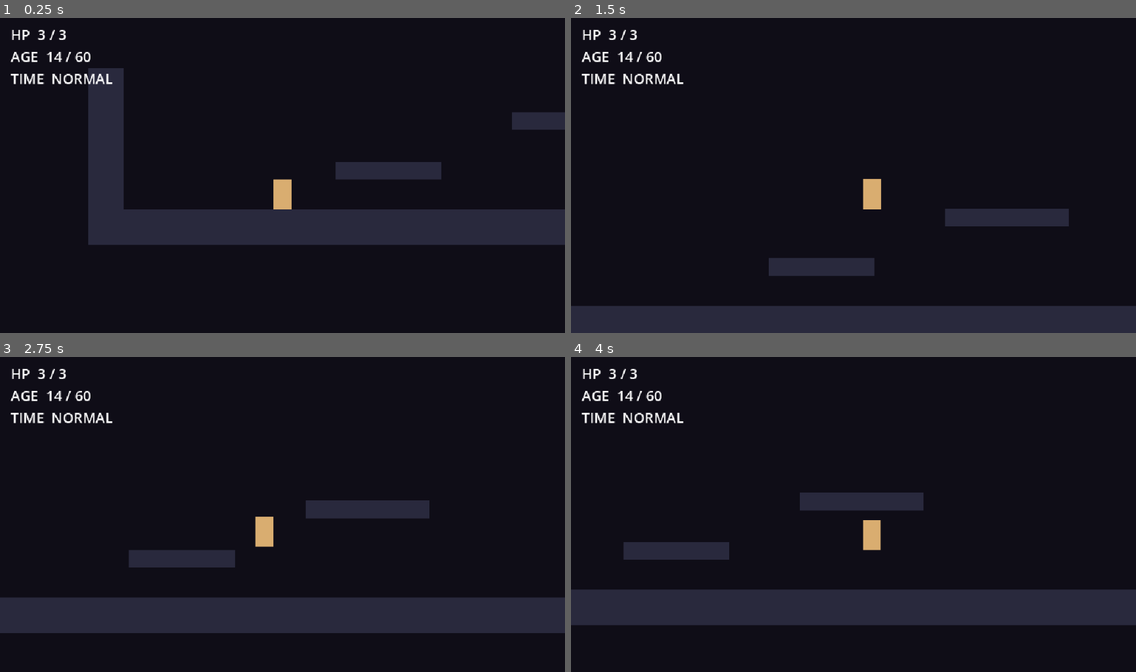
Above: before the commit, frames 1-4 (two rows, left to right).
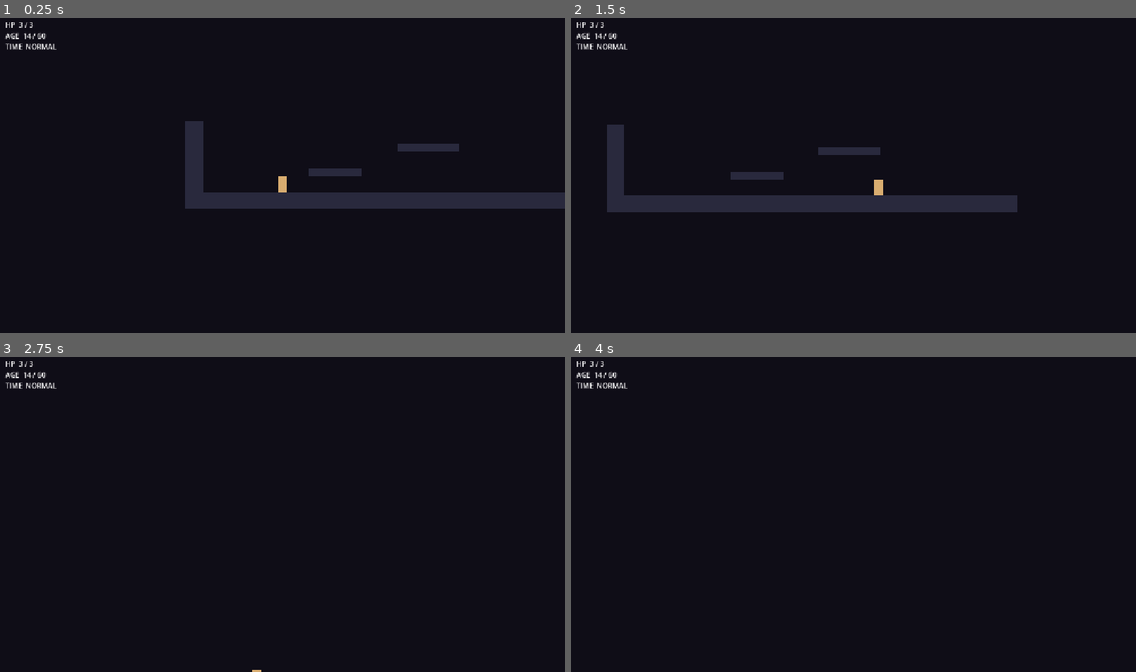
Above: after the commit, the same moments.

Repository: Zeyadzahran/years-to-spare
Game: Godot game, scene res://src/levels/test_level.tscn
Same seed, same stepped clock (60 frames per second), same inputs: the game is played once before the commit and once after it.
Inputs:
- Up to frame 1 (0.25 s): no input
- Up to frame 2 (1.5 s): tap Enter at 0.5 s; hold D (move_right) from 0.53 s (still down); tap Space (jump) at 0.6, 0.77, 1.07 s; tap E (time_rewind) at 1.35 s
- Up to frame 3 (2.75 s): tap Space (jump) at 1.52, 1.55, 1.82, 2.3 s; release D (move_right) at 2.03 s; hold A (move_left) from 2.03 s (still down); tap Shift (time_slow) at 2.1 s
- Up to frame 4 (4 s): release A (move_left) at 2.78 s; hold D (move_right) from 2.78 s (still down); tap Q (time_stop) at 2.85 s; tap Space (jump) at 3.02, 3.05, 3.32, 3.6, 3.77 s

The runs differ from the first frame. In frame 1, 19% of the frame differs, in the area x 1-100%, y 1-72%; in frame 2, 17%; in frame 3, 15%; in frame 4, 15%.

Commit message:
720p and movement retune

Diff:
--- a/project.godot
+++ b/project.godot
@@ -23,12 +23,11 @@
 
 [display]
 
-window/size/viewport_width=640
-window/size/viewport_height=360
-window/size/window_width_override=1280
-window/size/window_height_override=720
+window/size/viewport_width=1280
+window/size/viewport_height=720
 window/stretch/mode="canvas_items"
 window/stretch/aspect="expand"
+
 
 [input]
 
@@ -90,6 +89,13 @@
 , Object(InputEventJoypadButton,"resource_local_to_scene":false,"resource_name":"","device":-1,"button_index":6,"pressure":0.0,"pressed":false,"script":null)
 ]
 }
+crouch={
+"deadzone": 0.5,
+"events": Array[InputEvent]([Object(InputEventKey,"resource_local_to_scene":false,"resource_name":"","device":16,"window_id":0,"alt_pressed":false,"shift_pressed":false,"ctrl_pressed":false,"meta_pressed":false,"pressed":false,"keycode":0,"physical_keycode":83,"key_label":0,"unicode":0,"location":0,"echo":false,"script":null)
+, Object(InputEventKey,"resource_local_to_scene":false,"resource_name":"","device":16,"window_id":0,"alt_pressed":false,"shift_pressed":false,"ctrl_pressed":false,"meta_pressed":false,"pressed":false,"keycode":0,"physical_keycode":4194322,"key_label":0,"unicode":0,"location":0,"echo":false,"script":null)
+, Object(InputEventJoypadButton,"resource_local_to_scene":false,"resource_name":"","device":0,"button_index":12,"pressure":0.0,"pressed":false,"script":null)
+])
+}
 
 [layer_names]
 
@@ -104,11 +110,9 @@
 
 [physics]
 
-2d/default_gravity=1400.0
 3d/physics_engine="Jolt Physics"
+2d/default_gravity=4100.0
 
 [rendering]
 
-textures/canvas_textures/default_texture_filter=0
-renderer/rendering_method="forward_plus"
 environment/defaults/default_clear_color=Color(0.06, 0.05, 0.09, 1)
--- a/src/actors/player/player.gd
+++ b/src/actors/player/player.gd
@@ -6,16 +6,16 @@
 ## Movement numbers are first-pass placeholders. Combat lives in a future
 ## Attack state; the state machine is already the place to hang it.
 
-const GROUND_ACCEL := 2000.0
-const AIR_ACCEL := 1100.0
-const GROUND_FRICTION := 2400.0
-const AIR_FRICTION := 400.0
+const GROUND_ACCEL := 6000.0
+const AIR_ACCEL := 3300.0
+const GROUND_FRICTION := 7200.0
+const AIR_FRICTION := 1200.0
 const COYOTE_TIME := 0.1
 const JUMP_BUFFER := 0.12
 
-@export var speed := 195.0
-@export var jump_velocity := -430.0
-@export var gravity := 1400.0
+@export var speed := 560.0
+@export var jump_velocity := -1250.0
+@export var gravity := 4100.0
 
 @onready var health: HealthComponent = $Health
 @onready var age: AgeComponent = $Age
--- a/src/core/time_body_2d.gd
+++ b/src/core/time_body_2d.gd
@@ -4,7 +4,7 @@
 ## `world_delta` and call `move_in_time()` instead of `move_and_slide()`, which
 ## keeps velocity stored in real units while the world crawls or freezes.
 
-@export var gravity := 1400.0
+@export var gravity := 4100.0
 
 func world_delta(delta: float) -> float:
 	return TimeService.world_delta(delta)
